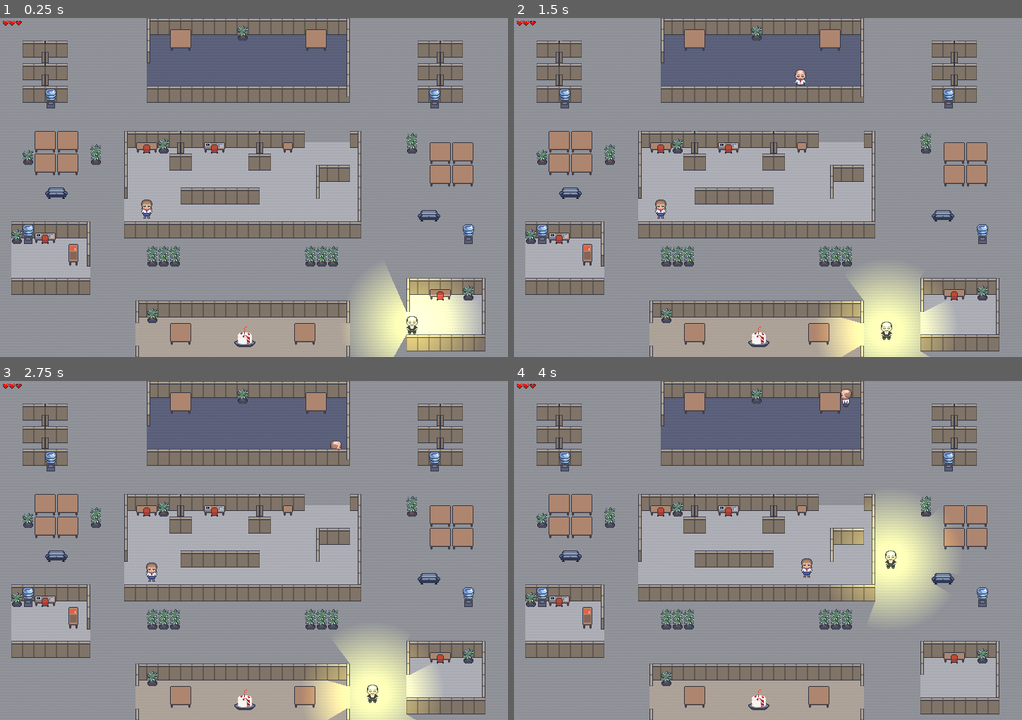
Above: before the commit, frames 1-4 (two rows, left to right).
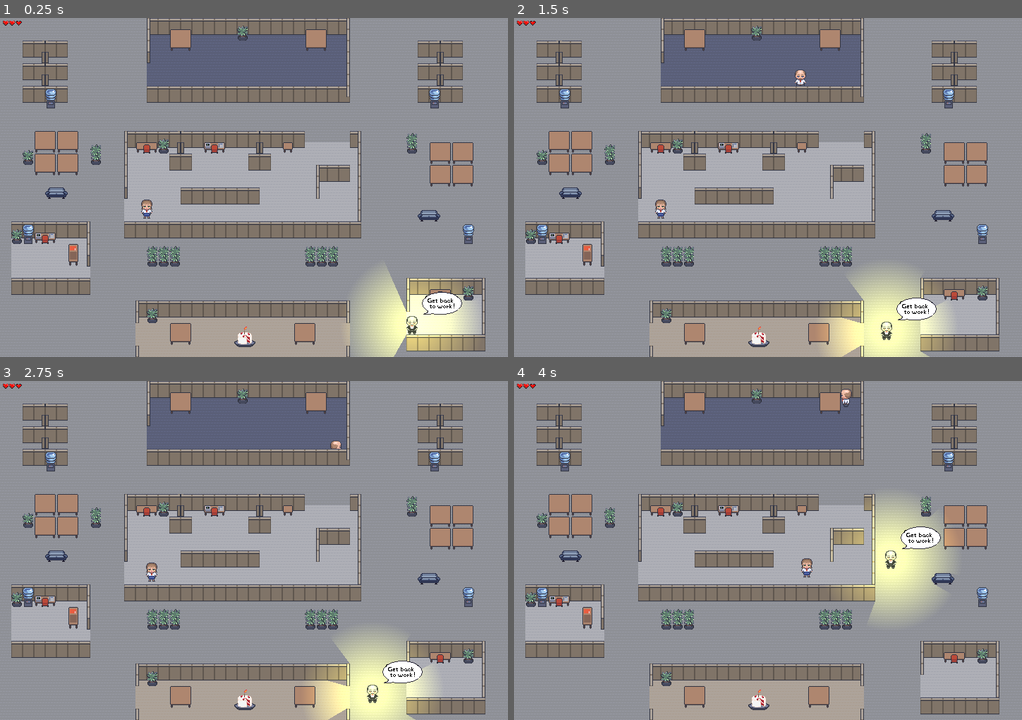
Above: after the commit, the same moments.

Repository: ChrisFlanTheMan/Busy-Work
Game: Godot game, scene res://BasicLevel.tscn
Same seed, same stepped clock (60 frames per second), same inputs: the game is played once before the commit and once after it.
Inputs:
- Up to frame 1 (0.25 s): no input
- Up to frame 2 (1.5 s): tap Enter at 0.5, 0.6, 1.35 s; hold D 0.53-1.28 s; hold S from 1.28 s (still down)
- Up to frame 3 (2.75 s): tap Space at 2 s; release S at 2.03 s; hold D from 2.03 s (still down); tap Enter at 2.1 s
- Up to frame 4 (4 s): release D at 2.78 s; hold W 2.78-3.53 s; tap Enter at 2.85, 3.6 s; hold A from 3.53 s (still down)

The runs differ from the first frame. In frame 1, 0.4% of the frame differs, in the area x 83-91%, y 80-88%; in frame 2, 0.4%, in the area x 75-84%, y 82-90%; in frame 3, 0.4%; in frame 4, 0.4%.

Commit message:
add no cake texture

Diff:
--- a/enemy.tscn
+++ b/enemy.tscn
@@ -1,9 +1,10 @@
-[gd_scene load_steps=7 format=3 uid="uid://dtll4y64nibr6"]
+[gd_scene load_steps=8 format=3 uid="uid://dtll4y64nibr6"]
 
 [ext_resource type="Script" path="res://enemy.gd" id="1_ylmut"]
 [ext_resource type="Texture2D" uid="uid://bosvdjwg3veaf" path="res://assets/Boss front.png" id="2_uatrf"]
 [ext_resource type="Texture2D" uid="uid://cqorl5yqcu5wm" path="res://light.png" id="3_xgmvl"]
-[ext_resource type="Texture2D" uid="uid://bsry5lg3b0dn7" path="res://assets/backtowork.png" id="4_1pvip"]
+[ext_resource type="Texture2D" uid="uid://ba1l82fh3wwp6" path="res://assets/backtowork.png" id="4_1pvip"]
+[ext_resource type="Texture2D" uid="uid://cnp8wsvokj5s7" path="res://assets/nocake.png" id="5_4kwuy"]
 
 [sub_resource type="RectangleShape2D" id="RectangleShape2D_7bwnp"]
 size = Vector2(32, 32)
@@ -47,14 +48,15 @@
 texture = ExtResource("3_xgmvl")
 
 [node name="backtowork" type="Sprite2D" parent="Area2D"]
-visible = false
 z_index = 2
 position = Vector2(39, -30)
 texture = ExtResource("4_1pvip")
 
 [node name="nocake" type="Sprite2D" parent="Area2D"]
+visible = false
 z_index = 2
 position = Vector2(39, -30)
+texture = ExtResource("5_4kwuy")
 
 [node name="NavigationAgent2D" type="NavigationAgent2D" parent="."]
 
